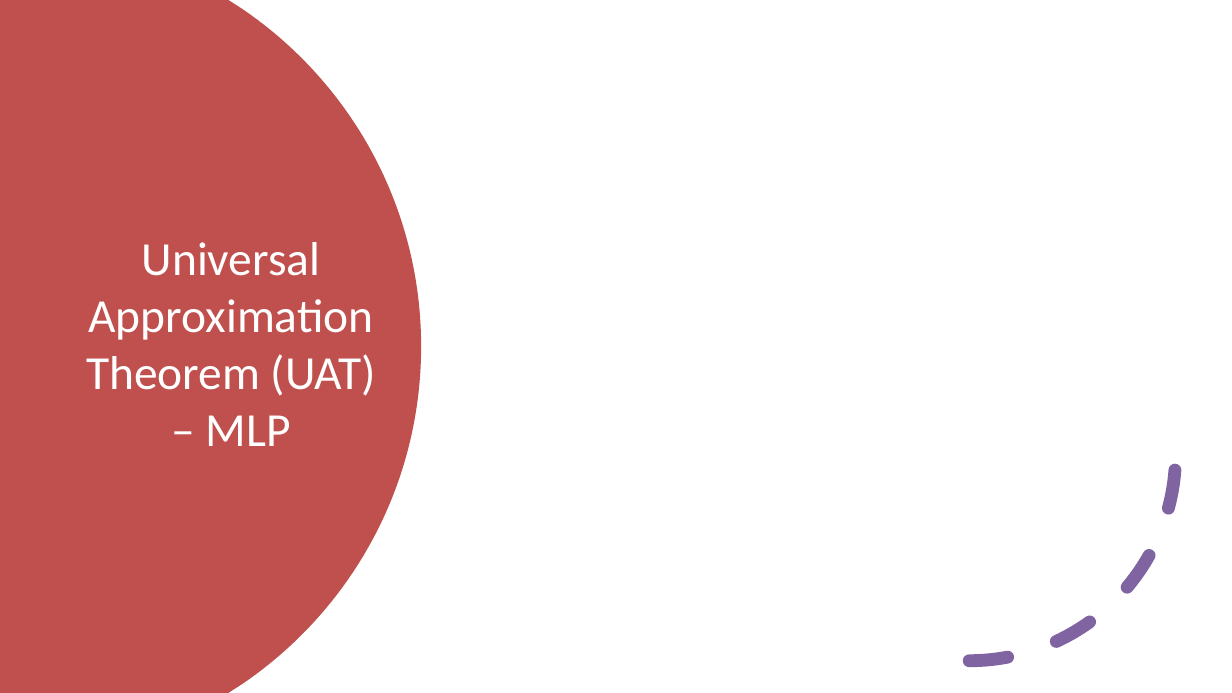
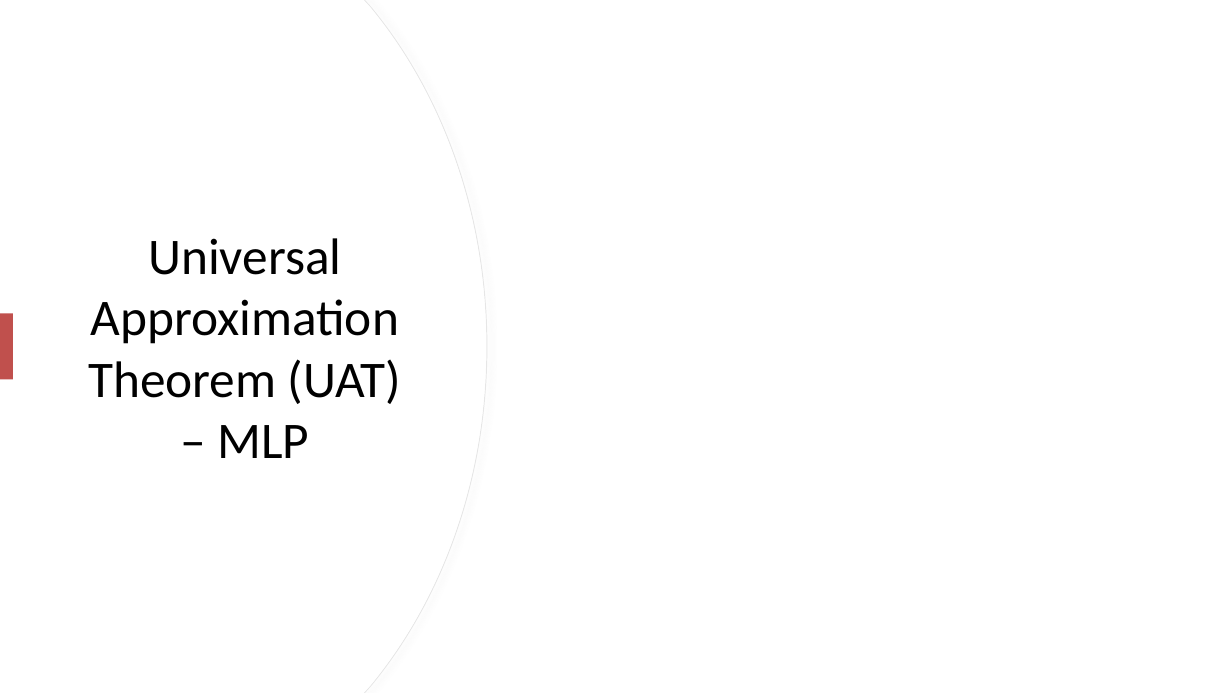
Before and after one commit to mtomas03/Thesis_Paper, a slide deck: slide 6 of Presentation.pptx (slide 4 before the commit). Drawn at 1232x693 pixels with LibreOffice and Linux fonts; fonts in the diff are those of the drawing; grey boxes stand for pictures. Boxes give left, top, right and bottom in pixels: in the first picture for what was removed or moved away, otherwise in the second. Text is boxed around its words. In the diff, an @@ line names an element or a change of style, - is before the commit and + after.

```diff
--- a/Presentation.pptx
+++ b/Presentation.pptx
@@ freeform shape resized from (x1=0, y1=0, x2=421, y2=693) to (x1=0, y1=0, x2=486, y2=693) @@
@@ freeform shape at (x1=0, y1=0, x2=486, y2=693): fill #C0504D to #FFFFFF @@
@@ freeform shape added at (x1=0, y1=0, x2=487, y2=693), fill #FFFFFF, outline #E6E6E6 0.75 pt @@
@@ title "Universal Approximation Theorem (UAT) – ..." at (x1=88, y1=238, x2=402, y2=458): size 37 to 40 pt, text colour #FFFFFF to #000000 @@
@@ arc (boxed as its full ellipse) removed at (x1=763, y1=249, x2=1176, y2=662) @@
@@ rectangle added at (x1=0, y1=313, x2=13, y2=380), fill #C0504D @@
```
Also in this commit, not shown: 10 other slides changed, 8 slides added.
